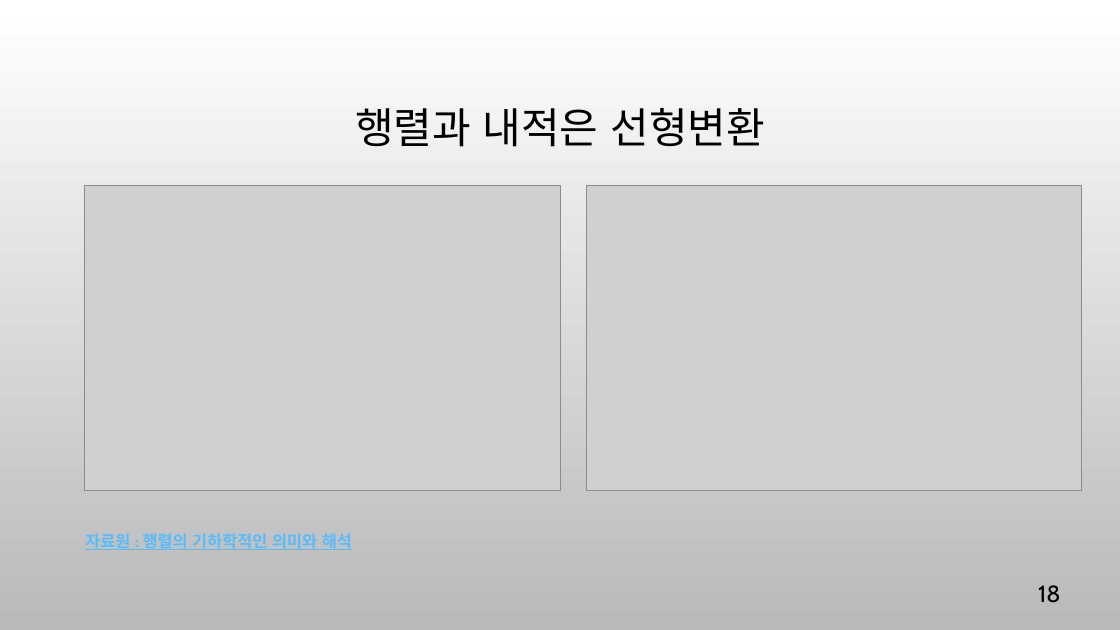
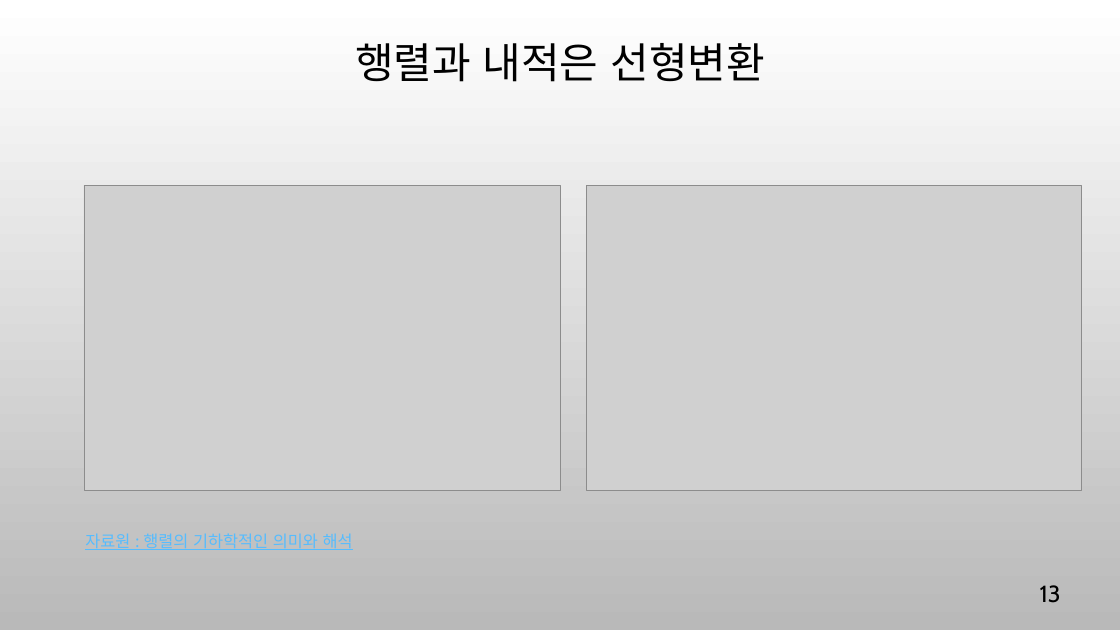
Before and after one commit to ancestor9/mathematics-for-machine-learning, a slide deck: slide 13 of w5_PCA_linear_transformation.pptx (slide 18 before the commit). Drawn at 1120x630 pixels with LibreOffice and Linux fonts; fonts in the diff are those of the drawing; grey boxes stand for pictures; background and template pictures are left out. Boxes give left, top, right and bottom in pixels: in the first picture for what was removed or moved away, otherwise in the second. Text is boxed around its words. In the diff, an @@ line names an element or a change of style, - is before the commit and + after.

```diff
--- a/w5_PCA_linear_transformation.pptx
+++ b/w5_PCA_linear_transformation.pptx
@@ title "행렬과 내적은 선형변환": place and size @@
-title "행렬과 내적은 선형변환" at (355,108,765,147)
+title "행렬과 내적은 선형변환" at (355,43,765,82)
@@ text "자료원 : 행렬의 기하학적인 의미와 ..." at (85,533,353,550): font Cabin to Noto Sans CJK KR, bold off @@
@@ page number at (1040,585,1061,603): text changed @@
-18
+13
```
Also in this commit, not shown: 12 other slides changed, 1 slide added, 5 slides removed.
